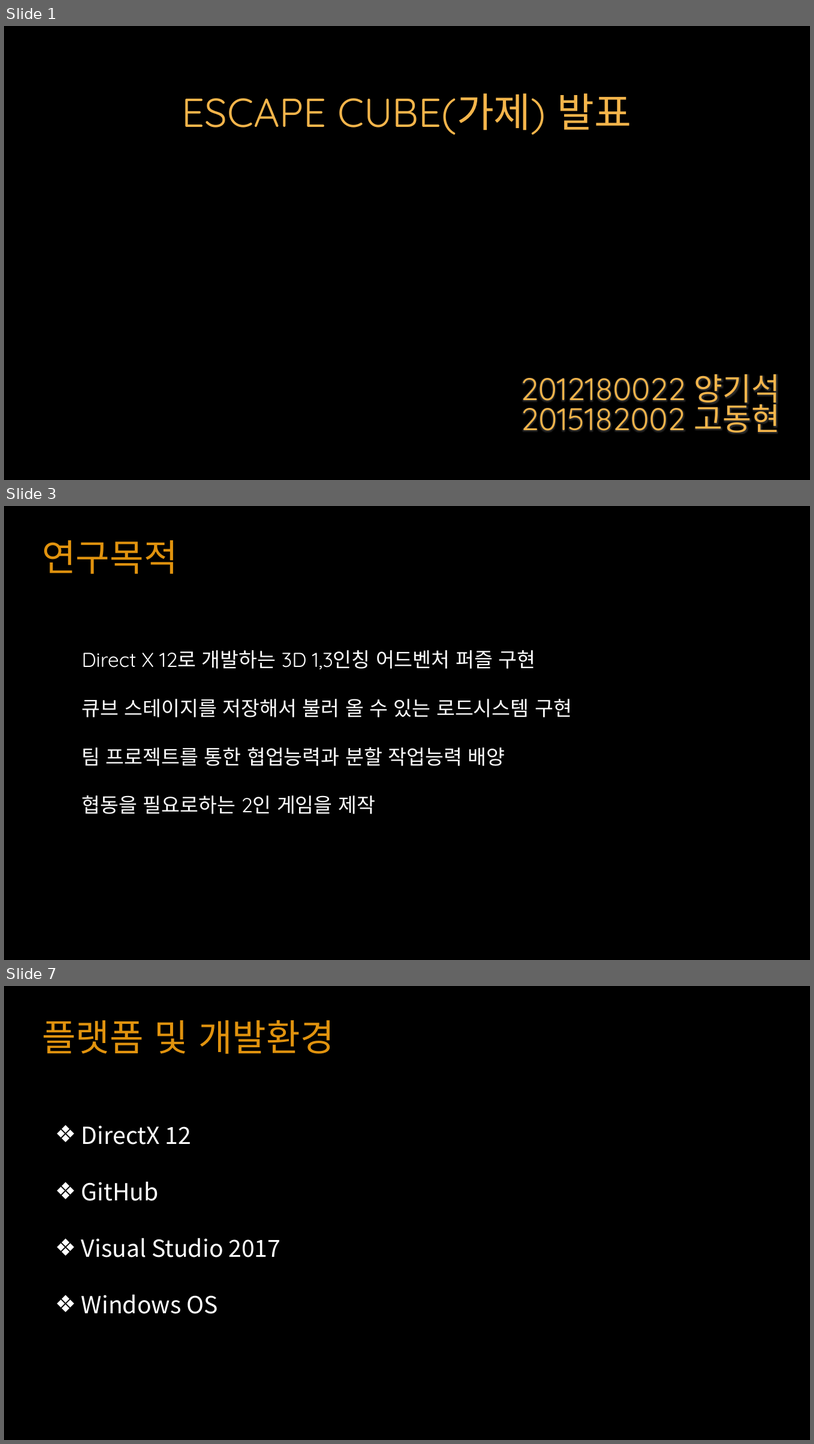
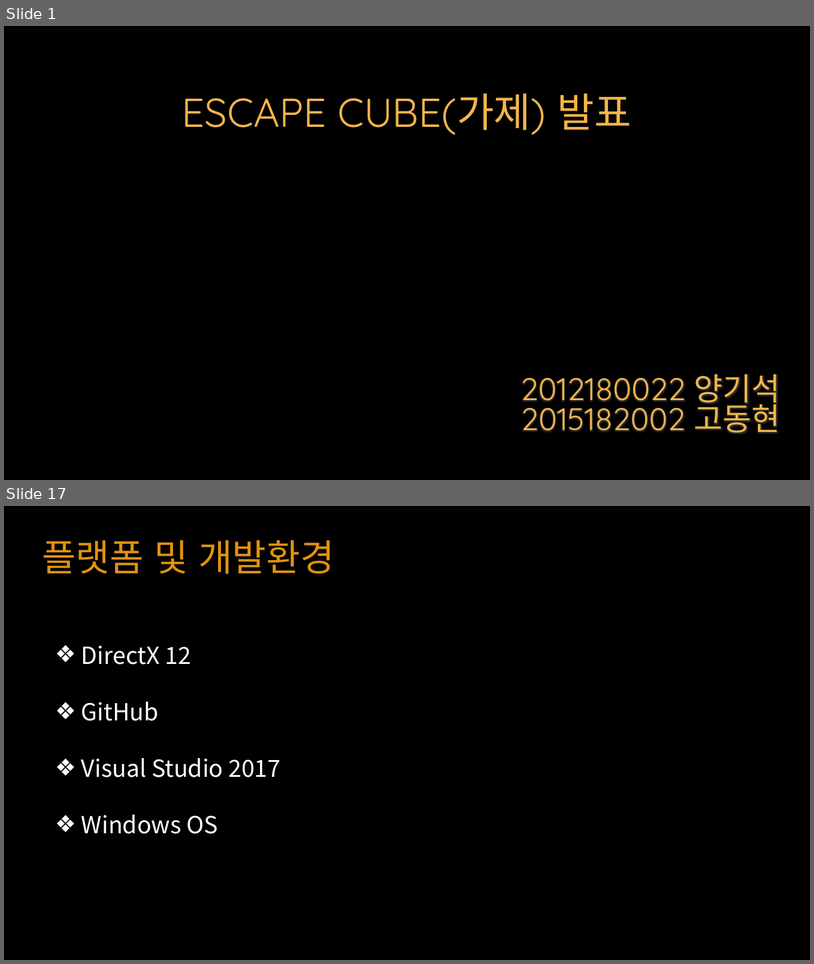
Before and after one commit to YKTeam/Room503, a slide deck: Document/Escape Cube(가제) ppt.pptx. Shown one above the other, each under a label of ours: slides 1, 3 and 7 before the commit, slides 1 and 17 after it; the slides between them are not shown. The pictures are 814x1444 and 814x964 pixels, drawn with LibreOffice and Linux fonts; fonts in the diff are those of the drawing. Boxes give left, top, right and bottom in pixels: in the first picture for what was removed or moved away, otherwise in the second. Text is boxed around its words. In the diff, an @@ line names an element or a change of style, - is before the commit and + after.

```diff
--- a/Document/Escape Cube(가제) ppt.pptx
+++ b/Document/Escape Cube(가제) ppt.pptx
@@ slide 3 removed at box(4, 506, 810, 960), background #000000 @@
@@ text removed at box(42, 540, 178, 574) @@
-연구목적
@@ text removed at box(82, 650, 572, 814) @@
-Direct X 12로 개발하는 3D 1,3인칭 어드벤처 퍼즐 구현
-큐브 스테이지를 저장해서 불러 올 수 있는 로드시스템 구현
-팀 프로젝트를 통한 협업능력과 분할 작업능력 배양
-협동을 필요로하는 2인 게임을 제작
@@ what was slide 7 is now slide 17 @@
```
Also in this commit, not shown: 10 slides changed, 6 slides added, 2 other slides removed.
